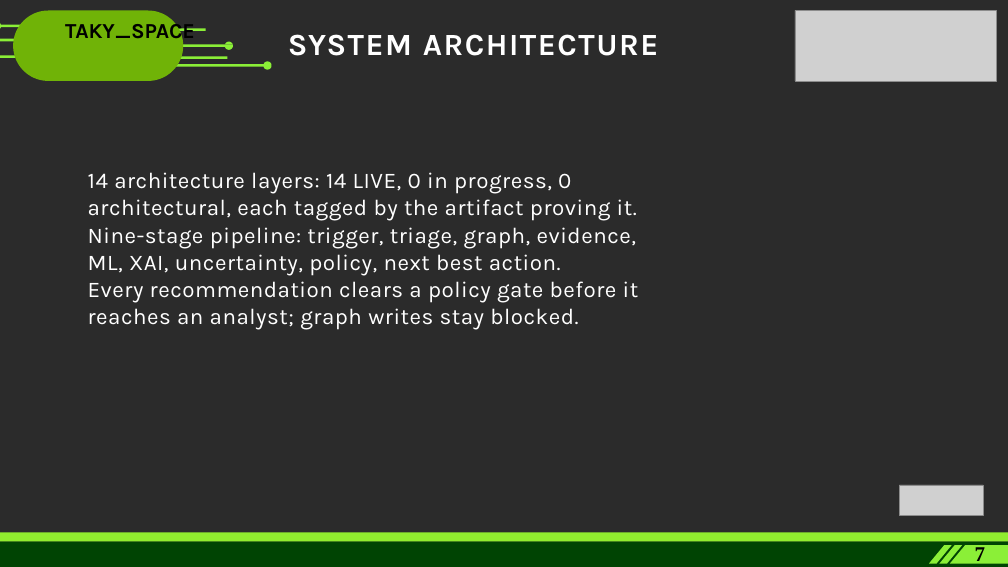
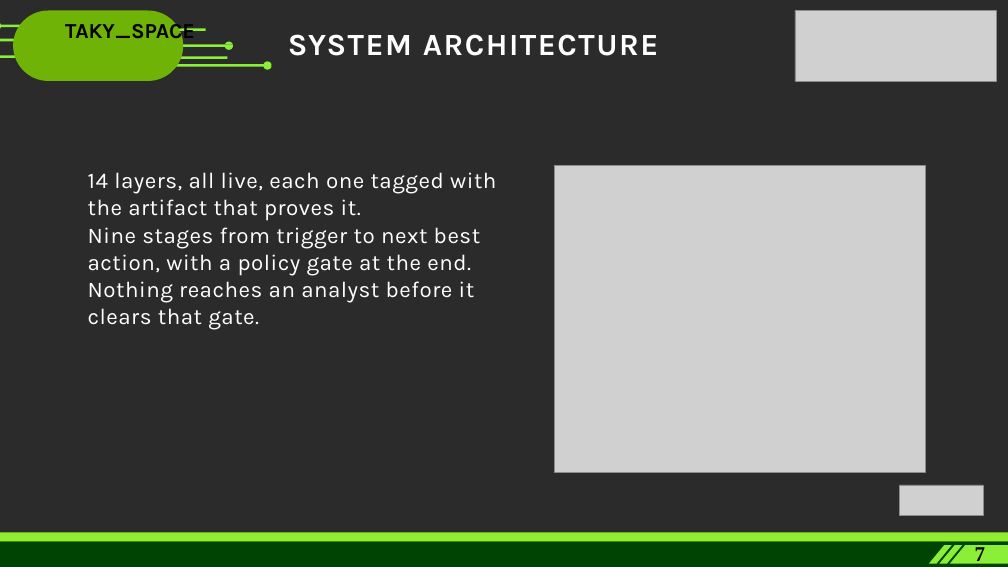
Before and after one commit to Taky170106/HHGOA, a slide deck: slide 7 of docs/HHGoa_2026_Presentation.pptx. Drawn at 1008x567 pixels with LibreOffice and Linux fonts; fonts in the diff are those of the drawing; grey boxes stand for pictures; background and template pictures are left out; a plain dark background stands for a picture behind light text. Boxes give left, top, right and bottom in pixels: in the first picture for what was removed or moved away, otherwise in the second. Text is boxed around its words. In the diff, an @@ line names an element or a change of style, - is before the commit and + after.

```diff
--- a/docs/HHGoa_2026_Presentation.pptx
+++ b/docs/HHGoa_2026_Presentation.pptx
@@ text at (x1=88, y1=172, x2=496, y2=330): text changed @@
-14 architecture layers: 14 LIVE, 0 in progress, 0 architectural, each tagged by the artifact proving it.
-Nine-stage pipeline: trigger, triage, graph, evidence, ML, XAI, uncertainty, policy, next best action.
-Every recommendation clears a policy gate before it reaches an analyst; graph writes stay blocked.
+14 layers, all live, each one tagged with the artifact that proves it.
+Nine stages from trigger to next best action, with a policy gate at the end.
+Nothing reaches an analyst before it clears that gate.
@@ picture added at (x1=554, y1=165, x2=925, y2=473) @@
```
Also in this commit, not shown: 7 other slides changed.
